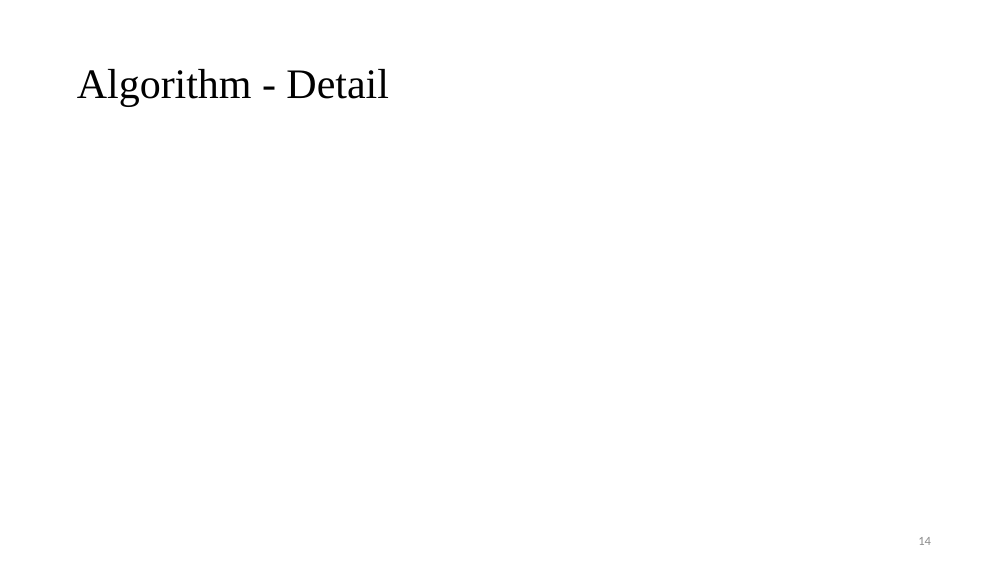
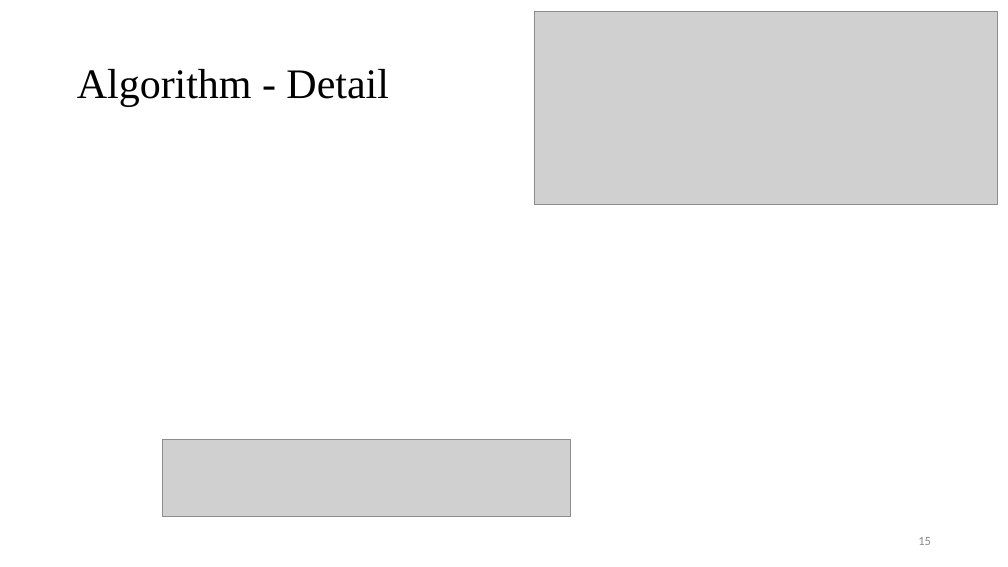
Before and after one commit to Pacific-Feng-Studuies/Studied-Papers, a slide deck: slide 16 of DAC2024/KOSIM/KOSIM A Knowledge-oriented Derivative-free Subspace Method Based on Inexact Model for Inverse Lithography Problems.pptx (slide 15 before the commit). Drawn at 1008x567 pixels with LibreOffice and Linux fonts; fonts in the diff are those of the drawing; grey boxes stand for pictures. Boxes give left, top, right and bottom in pixels: in the first picture for what was removed or moved away, otherwise in the second. Text is boxed around its words. In the diff, an @@ line names an element or a change of style, - is before the commit and + after.

```diff
--- a/DAC2024/KOSIM/KOSIM A Knowledge-oriented Derivative-free Subspace Method Based on Inexact Model for Inverse Lithography Problems.pptx
+++ b/DAC2024/KOSIM/KOSIM A Knowledge-oriented Derivative-free Subspace Method Based on Inexact Model for Inverse Lithography Problems.pptx
@@ picture added at box(534, 11, 997, 205) @@
@@ picture added at box(163, 439, 572, 516) @@
@@ page number at box(918, 537, 931, 545): text changed @@
-14
+15
```
Also in this commit, not shown: 1 other slide changed, 6 slides added, 1 slide removed, 5 other files.
